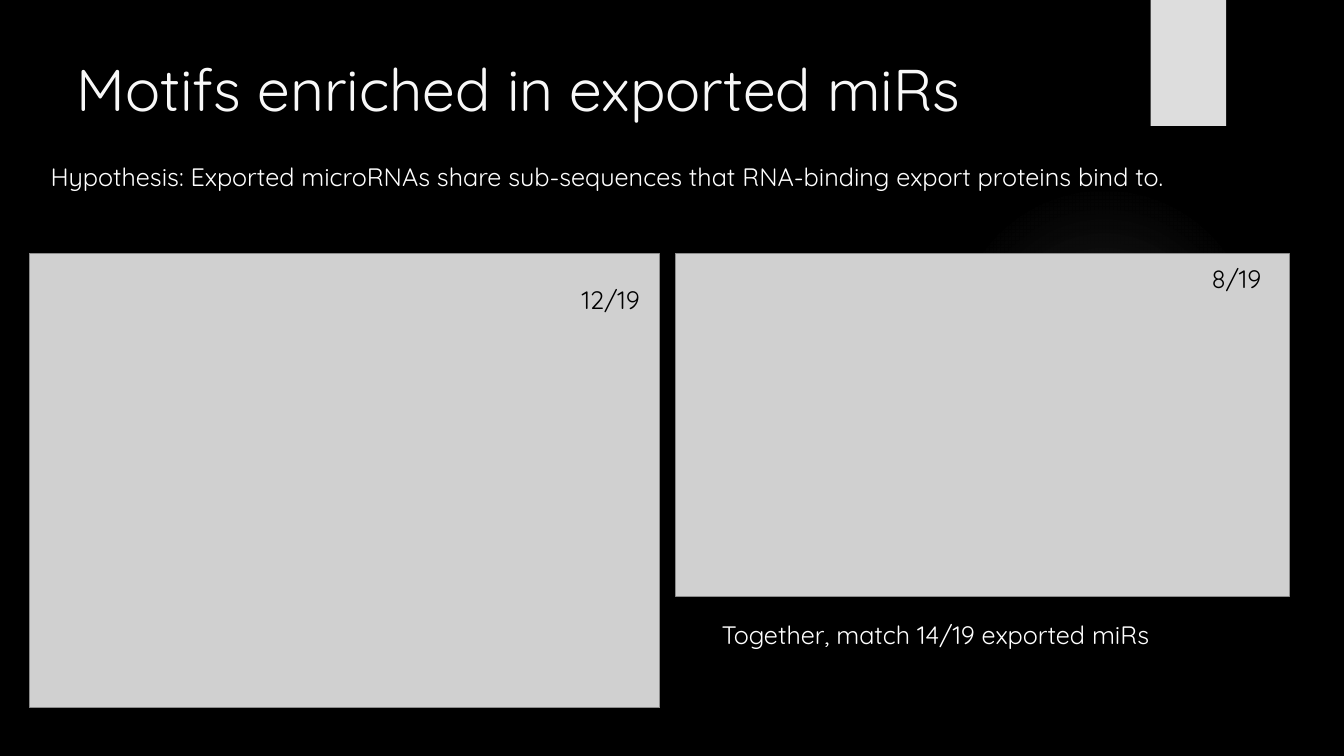
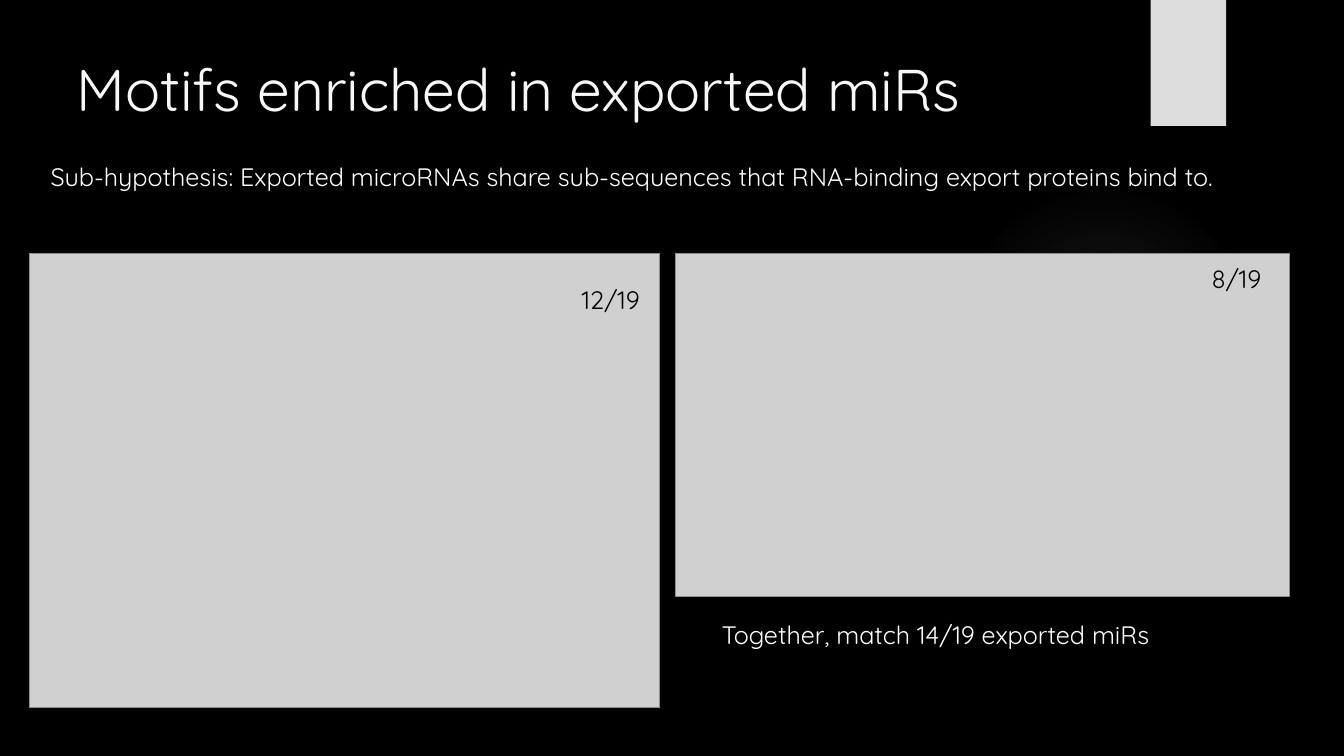
Before and after one commit to HarleyRobinson/Honours2, a slide deck: slide 13 of BackgroundInfo/CollCompBiol.pptx. Drawn at 1344x756 pixels with LibreOffice and Linux fonts; fonts in the diff are those of the drawing; grey boxes stand for pictures; background and template pictures are left out. Boxes give left, top, right and bottom in pixels: in the first picture for what was removed or moved away, otherwise in the second. Text is boxed around its words. In the diff, an @@ line names an element or a change of style, - is before the commit and + after.

```diff
--- a/BackgroundInfo/CollCompBiol.pptx
+++ b/BackgroundInfo/CollCompBiol.pptx
@@ text at [51,167,1213,191]: text changed @@
-Hypothesis: Exported microRNAs share sub-sequences that RNA-binding export proteins bind to.
+Sub-hypothesis: Exported microRNAs share sub-sequences that RNA-binding export proteins bind to.
```
Also in this commit, not shown: 6 other slides changed, 1 slide added, 1 slide removed, 2 other files.
